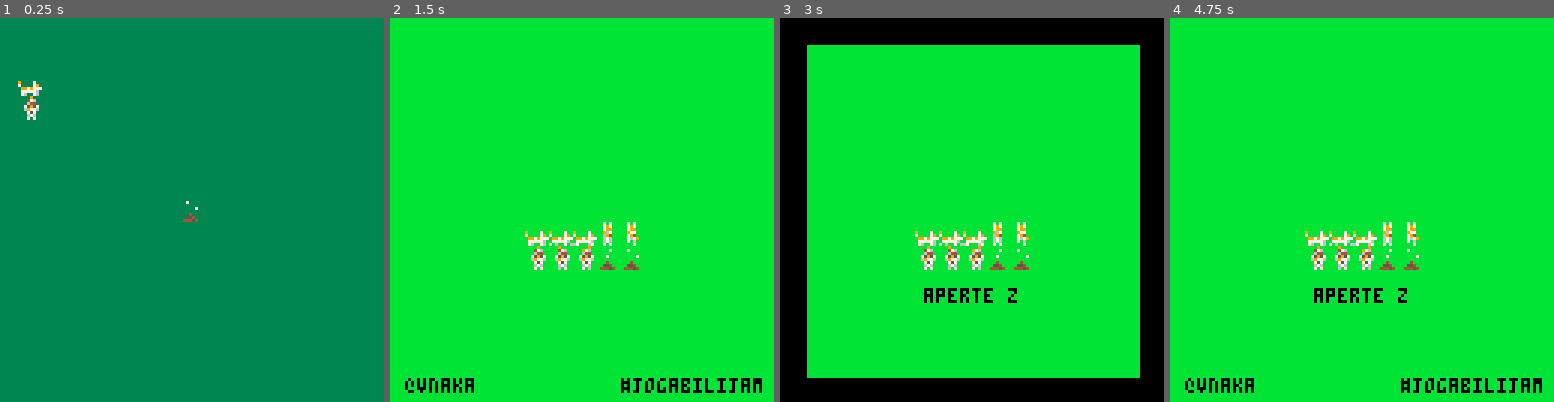
Above: before the commit, frames 1-4 (left to right).
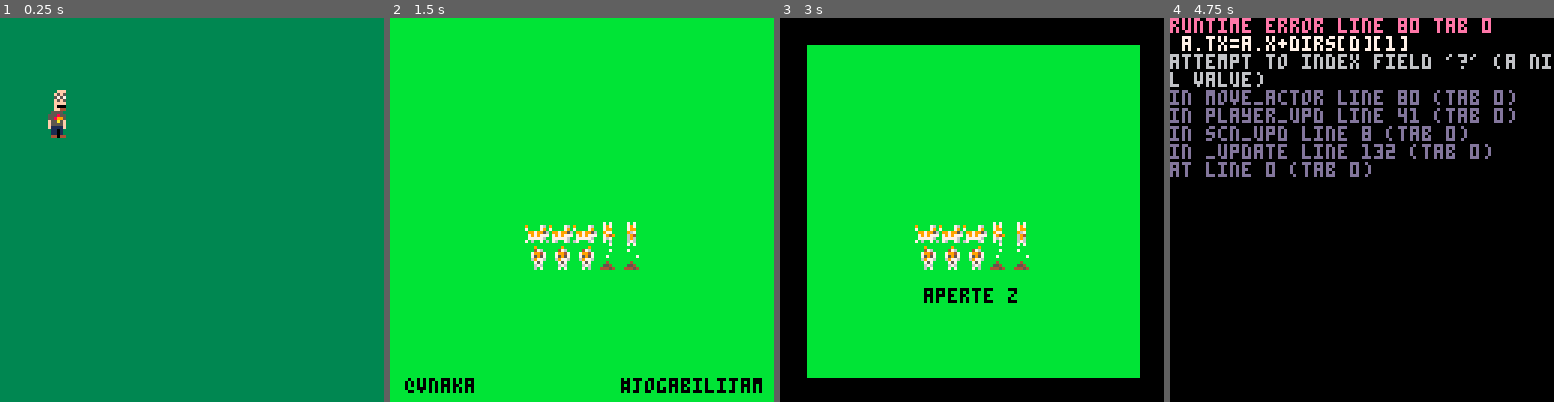
Above: after the commit, the same moments.

Repository: vNakamura/Jogabilijam
Game: PICO-8 cartridge src/jam.p8
The game is run twice, just before and just after one commit, with the same random seed, the same clock (stepped at 60 frames per second) and the same inputs.
Inputs:
- Up to frame 1 (0.25 s): no input
- Up to frame 2 (1.5 s): tap O (Z key) at 0.7 s
- Up to frame 3 (3 s): hold Right 1.6-2.1 s; tap O (Z key) every 0.4 s from 1.7 to 2.9 s; hold Up 2.15-2.42 s; hold Right from 2.47 s (still down)
- Up to frame 4 (4.75 s): release Right at 3.03 s; hold Left 3.08-3.58 s; tap O (Z key) every 0.4 s from 3.3 to 4.5 s; hold Down 3.63-3.97 s; hold Right 4.02-4.68 s; hold Up from 4.73 s (still down)

The runs differ from the first frame. In frame 1, 0.8% of the frame differs, in the area x 4-52%, y 16-54%; in frame 2, 0.9%; in frame 3, 0.9%; in frame 4, 98%, in the area x 0-100%, y 0-100%.
Error after the commit: runtime error line 80 tab 0; a.tx=a.x+dirs[d][1]; attempt to index field '?' (a nil value)

Commit message:
Reformulação do sistema de animação [Incompleto]

Diff:
--- a/src/jam.p8
+++ b/src/jam.p8
@@ -22,45 +22,85 @@
 	music(1)
 	actors={}
 	player=create_actor({
-		spr=21,
+		spr={"walk",-2,2,5,18},
 		h=1,
-		x=64,
-		y=64
+		x=8,
+		y=8,
+		spd=2
 	})
-	add(actors,player)
 	sushi=create_actor({
-		x=10,
-		y=30,
-		spr=1,
+		spr={"static",8},
+		x=2,
+		y=4,
 		h=2,
 		hasfov=true
 	})
-	add(actors,sushi)
 	scn_upd = game_upd
 	scn_drw = game_drw
 end
 
 function player_upd()
-	if btn(0) then
-		player.x-=1
-		player.flip=true
-	end
-	if btn(1) then
-		player.x+=1
-		player.flip=false
-	end
-	if(btn(2))player.y-=1
-	if(btn(3))player.y+=1
+	if not player.mov then
+		if(btn(0))move_actor(player,0)
+		if(btn(1))move_actor(player,1)
+		if(btn(2))move_actor(player,2)
+		if(btn(3))move_actor(player,3)
+	end
 end
 
 function check_fov(a,p)
 	if(not a.hasfov) return false
-	local dy = abs(p.y-a.y)
-	local dx = abs(p.x-a.x)
-	if dx<80 and dy<dx*.4 then
+	local dy= abs(p.y-a.y)
+	local dx= abs(p.x-a.x)
+	if dx<8 and dy<dx*.4 then
 	 return true
 	end
  return false
+end
+
+function create_actor(actor)
+	local a = {
+		x=0,
+		y=0,
+		mov=false,
+		spd=1,
+		step=0,
+		d=1
+	}
+	for k,v in pairs(actor) do
+		a[k]=v
+	end
+	a.tx=a.x
+	a.ty=a.y
+	add(actors,a)
+	return a
+end
+dirs = {{-1,0},{1,0},{0,-1},{0,1}}
+function move_actor(a,d)
+	a.step=0
+	a.mov=true
+	a.d = d+1
+	a.tx=a.x+dirs[d][1]
+	a.ty=a.y+dirs[d][2]
+end
+function actor_upd(a)
+	if a.mov then
+		a.step+=a.spd
+		if a.step>=16 then
+			a.mov=false
+			a.x=a.tx
+			a.y=a.ty
+		end
+	end
+	a.in_fov = check_fov(a,player)
+end
+function actor_drw(a)
+	local x= a.x*8+ (a.tx-a.x)*a.step/2
+	local y= a.y*8+ (a.ty-a.y)*a.step/2- (a.h-1)*8
+	local sp=a.spr[a.d+1]
+	if (a.mov and a.spr[1]=="walk") sp+=1- flr((a.step%6+1)/2)
+	spr(sp,x,y,1,a.h,a.flip)
+	if(a.in_fov) spr(16,a.x*8,(a.y-a.h)*8)
 end
 
 function menu_upd()
@@ -68,13 +108,13 @@
 		sfx(0)
 	 transition(game_start)
 	end
-	menu.count+=1
-	if (menu.count > 30) menu.count=0
+	menu.c+=1
+	if (menu.c > 30) menu.c=0
 end
 function menu_drw()
 	cls()
 	rectfill(0,0,127,127,11)
-	if menu.count<15 then
+	if menu.c<15 then
 		print("aperte z",48,90,0)
 	end
 	print("@vnaka            #jogabilijam",5,120,0)
@@ -82,7 +122,7 @@
 end
 function show_menu()
 	music(0)
-	menu = {count = 0}
+	menu = {c = 0}
 	scn_upd = menu_upd
 	scn_drw = menu_drw
 end
@@ -98,21 +138,6 @@
 function _draw()
 	scn_drw()
 	t_drw()
-end
-
-function create_actor(actor)
-	local a = {}
-	for k,v in pairs(actor) do
-		a[k] = v
-	end
-	return a
-end
-function actor_upd(a)
-	a.in_fov = check_fov(a,player)
-end
-function actor_drw(a)
-	spr(a.spr,a.x-4,a.y+4-a.h*8,1,a.h,a.flip)
-	if(a.in_fov) spr(16,a.x-4,a.y-6-a.h*8)
 end
 
 trst = {} --transition
Not shown, changed: 26 lines of the sprite sheet (__gfx__) section of src/jam.p8
